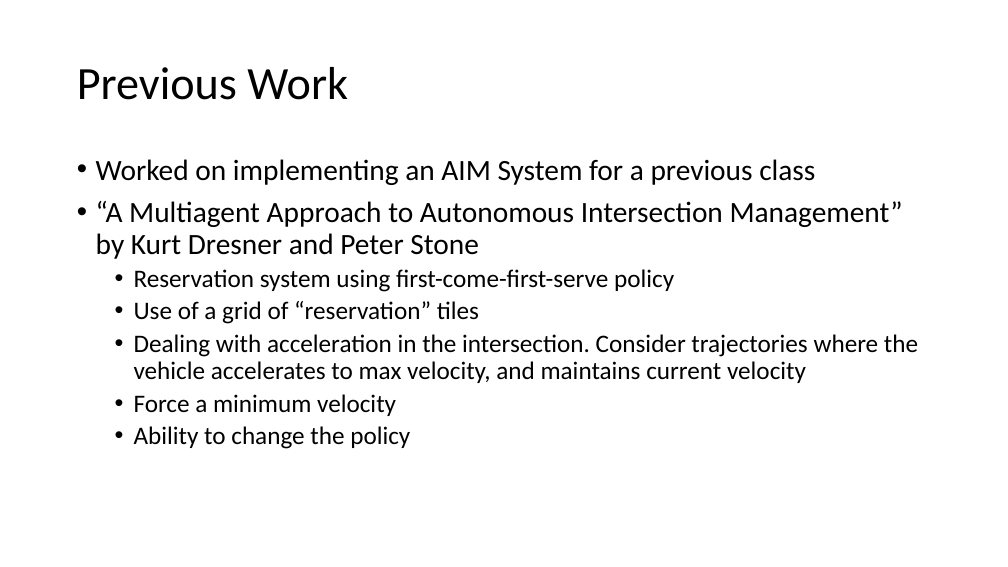
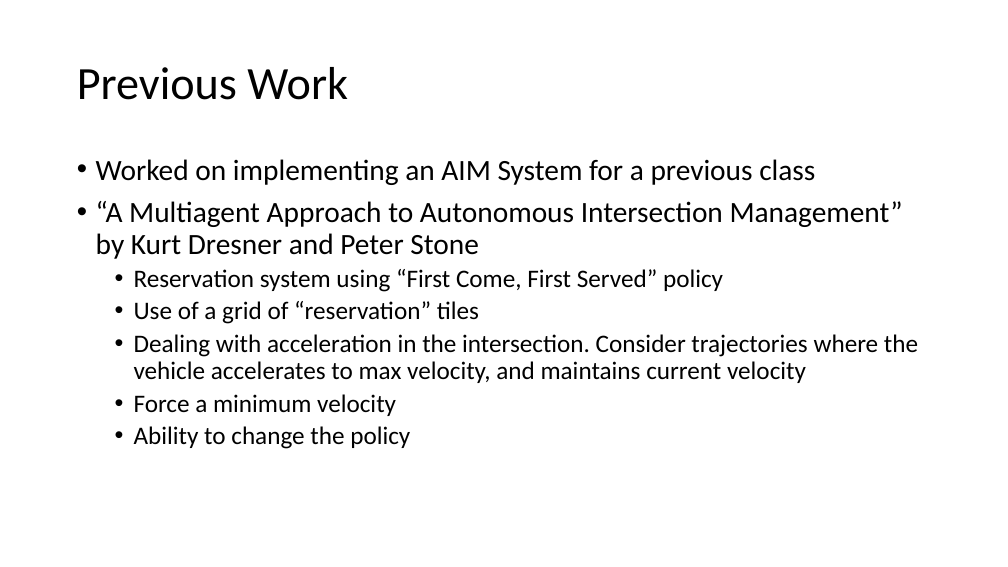
Before and after one commit to adfayed/aim_ros, a slide deck: slide 4 of Project Proposal.pptx. Drawn at 1008x567 pixels with LibreOffice and Linux fonts; fonts in the diff are those of the drawing. Boxes give left, top, right and bottom in pixels: in the first picture for what was removed or moved away, otherwise in the second. Text is boxed around its words. In the diff, an @@ line names an element or a change of style, - is before the commit and + after.

```diff
--- a/Project Proposal.pptx
+++ b/Project Proposal.pptx
@@ text at [134, 269, 723, 292]: text changed @@
-  • Reservation system using first-come-first-serve policy
+  • Reservation system using “First Come, First Served” policy
```
Also in this commit, not shown: 1 other slide changed.
